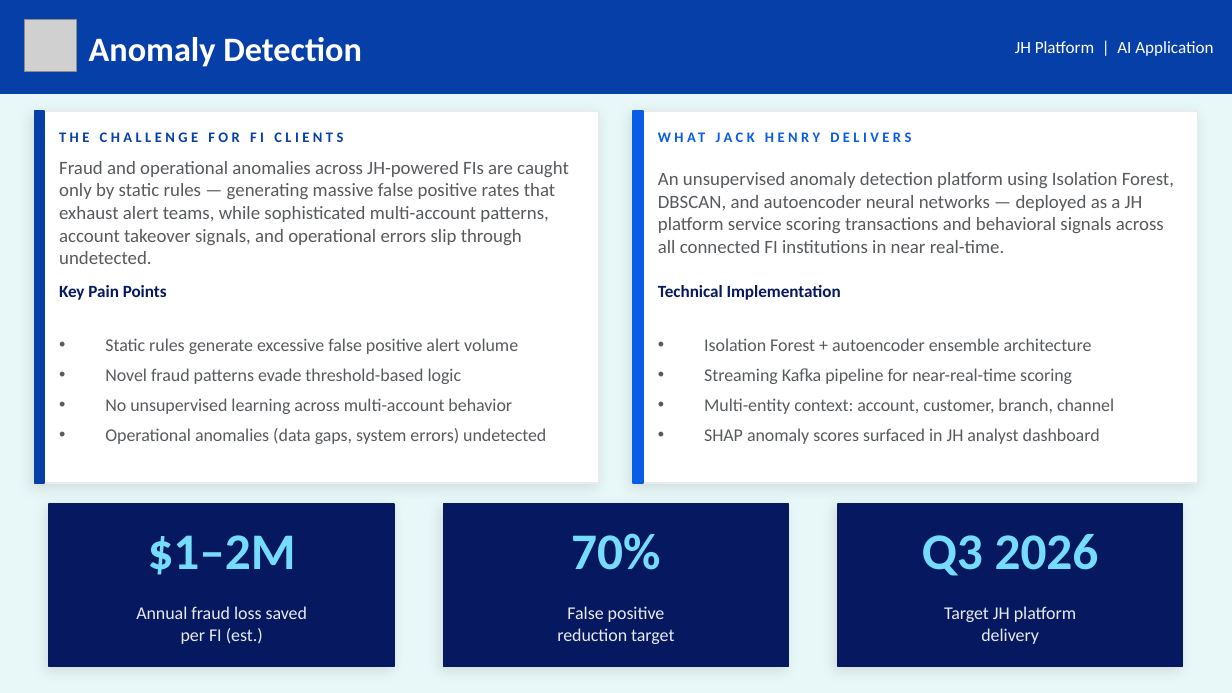
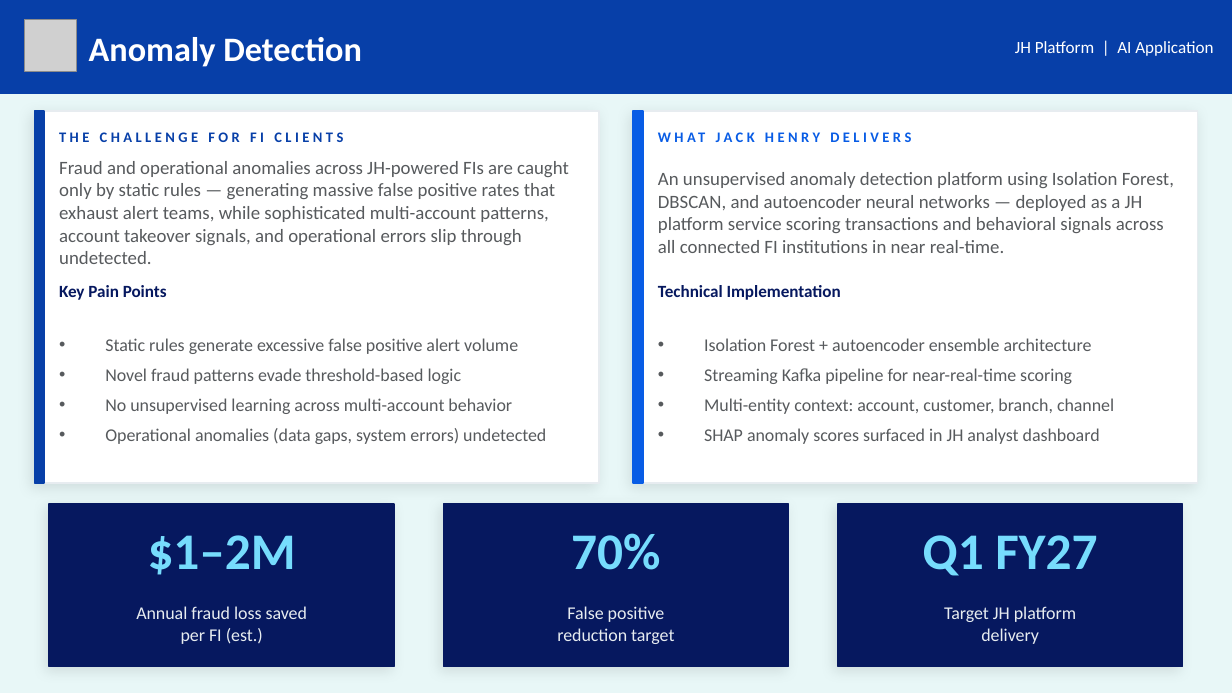
Before and after one commit to MonkeyWrenchGang/jhai_presentations, a slide deck: slide 8 of JH_DS_Strategy_JHBI.pptx. Drawn at 1232x693 pixels with LibreOffice and Linux fonts; fonts in the diff are those of the drawing; grey boxes stand for pictures. Boxes give left, top, right and bottom in pixels: in the first picture for what was removed or moved away, otherwise in the second. Text is boxed around its words. In the diff, an @@ line names an element or a change of style, - is before the commit and + after.

```diff
--- a/JH_DS_Strategy_JHBI.pptx
+++ b/JH_DS_Strategy_JHBI.pptx
@@ text at [923, 535, 1097, 576]: text changed @@
-Q3 2026
+Q1 FY27
```
Also in this commit, not shown: 4 other slides changed.
